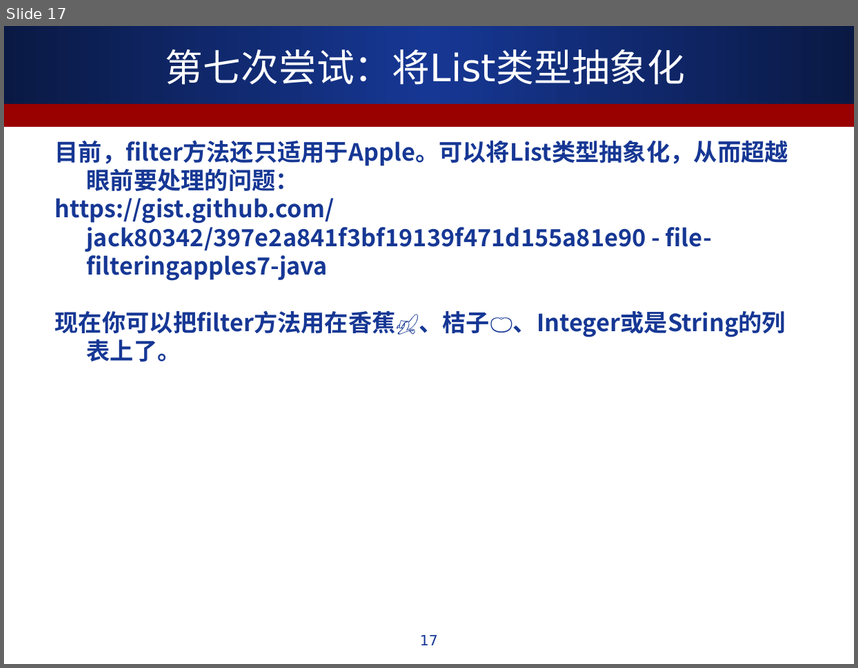
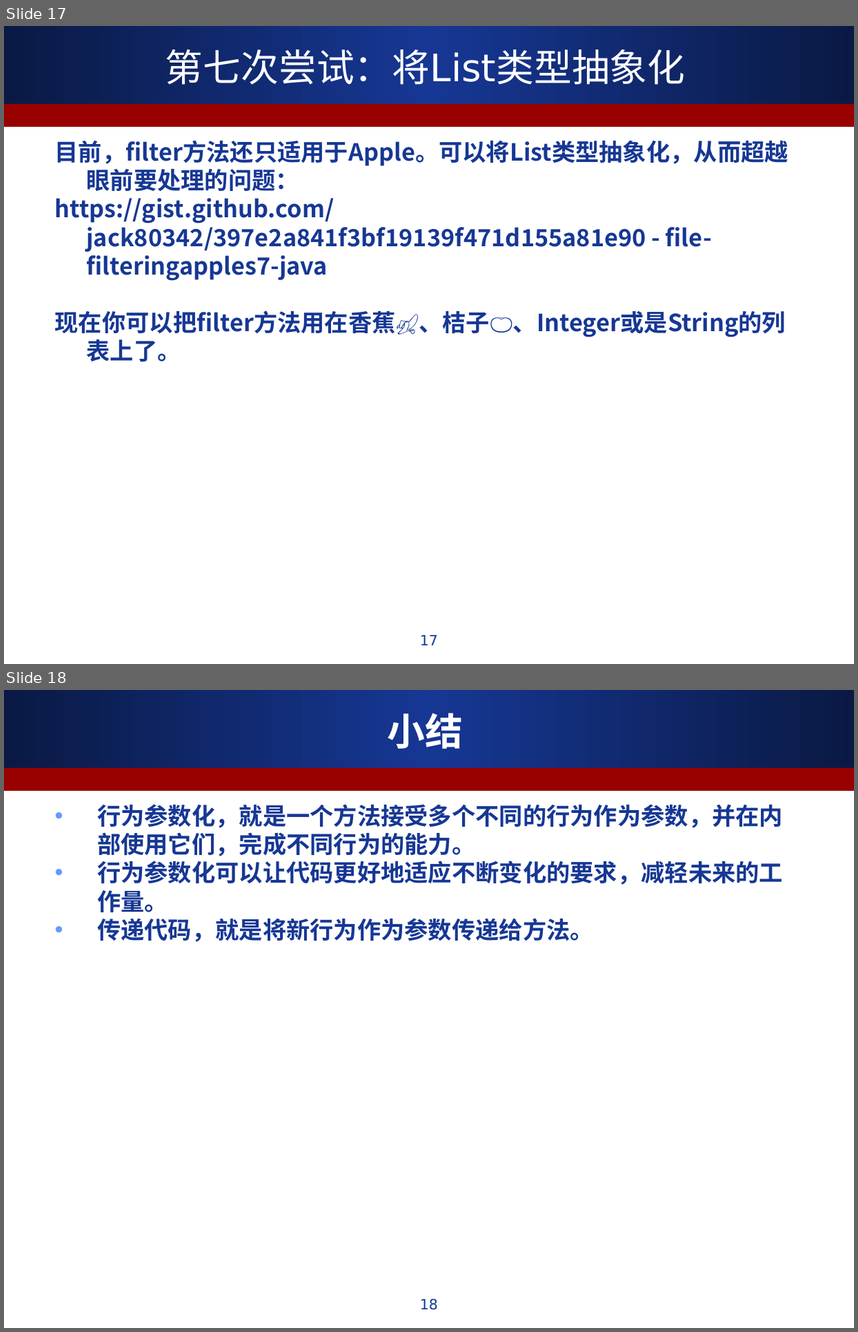
Before and after one commit to ALiberInc/Training, a slide deck: Java8NewFeature/第一章_通过行为参数化传递代码.ppt. Shown one above the other, each under a label of ours: slide 17 before the commit, slides 17 and 18 after it. The pictures are 858x668 and 858x1332 pixels, drawn with LibreOffice and Linux fonts; fonts in the diff are those of the drawing. Boxes give left, top, right and bottom in pixels: in the first picture for what was removed or moved away, otherwise in the second. Text is boxed around its words. In the diff, an @@ line names an element or a change of style, - is before the commit and + after.

Commit message:
增加小结部分

```diff
--- a/Java8NewFeature/第一章_通过行为参数化传递代码.ppt
+++ b/Java8NewFeature/第一章_通过行为参数化传递代码.ppt
@@ slide 18 added at (4,690,854,1328), background #FFFFFF; not listed: 2 template elements that a slide beside it also shows @@
@@ title added at (388,713,464,749), 32 pt, text #FFFFFF, bold @@
+小结
@@ text added at (97,804,783,942), 20 pt, text #163794, bold @@
+• 行为参数化，就是一个方法接受多个不同的行为作为参数，并在内部使用它们，完成不同行为的能力。
+• 行为参数化可以让代码更好地适应不断变化的要求，减轻未来的工作量。
+• 传递代码，就是将新行为作为参数传递给方法。
@@ page number added at (420,1298,438,1310), 12 pt, text #163794 @@
+18
```
